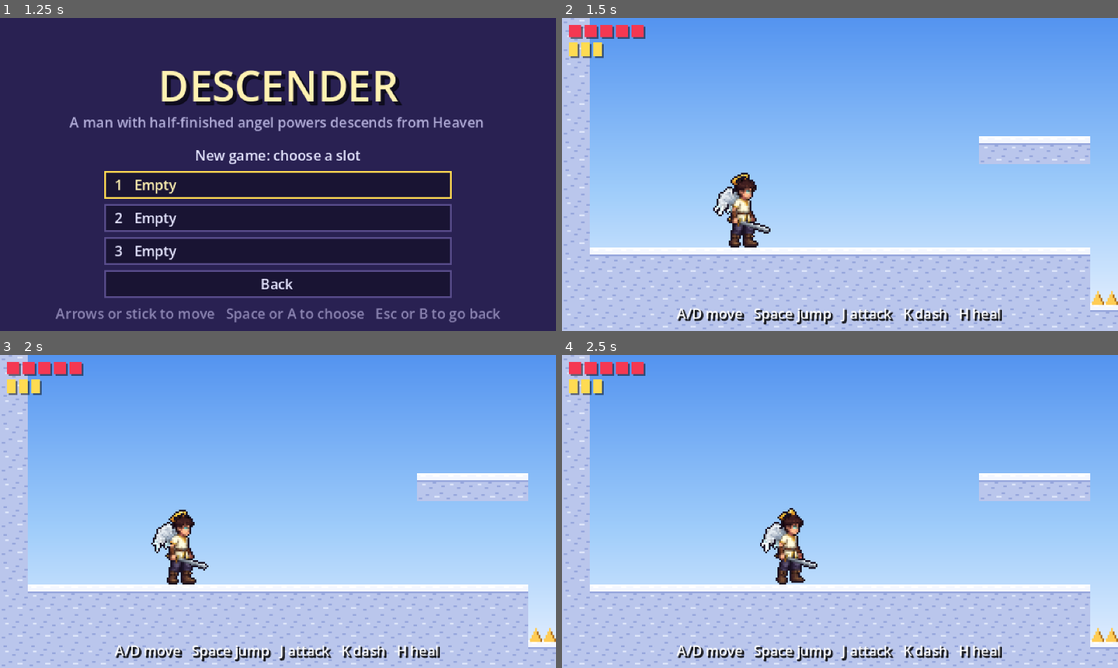
Above: before the commit, frames 1-4 (two rows, left to right).
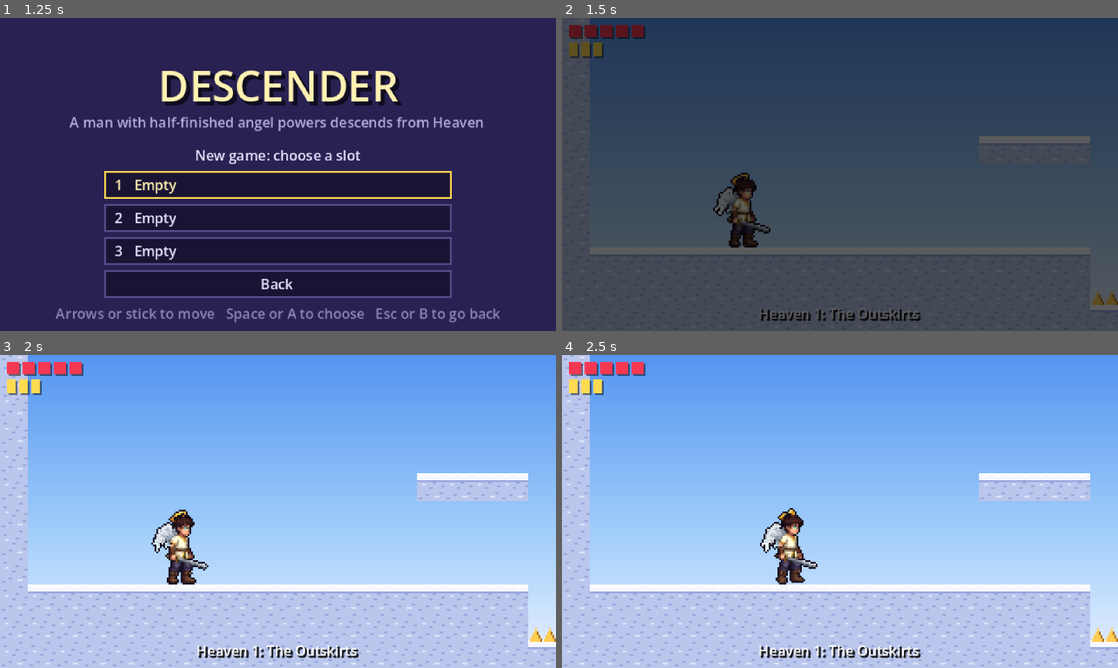
Above: after the commit, the same moments.

Repository: IhorBalan/descender-game
Game: Godot game, scene res://scenes/title.tscn
Two runs of this game, one before a commit and one after it. Both use one fixed random seed, a clock stepped at 60 frames per second and the inputs below.
Inputs (mouse positions are in pixels of both pictures, inside the frame that each line leads up to):
- Up to frame 1 (1.25 s): click "New Game" at 0.5 s
- Up to frame 2 (1.5 s): click "1 Empty" at 1.25 s
- Up to frame 3 (2 s): no input
- Up to frame 4 (2.5 s): tap Enter at 2 s; move the mouse to (962, 495) at 2.02 s; hold D (move_right) from 2.03 s (still down); tap J (attack) at 2.1 s; click (962, 495) at 2.17 s; tap Space (jump) at 2.27 s; tap H (heal) at 2.3 s

Frame 1 is identical in both runs. In frame 2, 100% of the frame differs, in the area x 0-100%, y 0-100%; in frame 3, 1.6%; in frame 4, 1.6%.

Commit message:
Add level transitions and a level registry
Reaching the goal gate now fades to black, saves and boots the next level
instead of asking for a restart. Levels are listed in order in the new
Levels autoload, saves store the level id (older saves that stored the
path still load), and the slot picker names the level. A second Heaven
map gives the transition somewhere to go. The level scene takes a
--level=<id> user argument for testing.

The goal gate emits its signal deferred: freezing the hero changes a
physics shape, which is not allowed from inside the overlap callback.

Co-Authored-By: Claude Fable 5.1 <noreply@anthropic.com>
Claude-Session: https://claude.ai/code/session_016spWKYLYCTHEtHNd2tUmsz

Diff:
--- a/project.godot
+++ b/project.godot
@@ -17,6 +17,7 @@
 
 [autoload]
 
+Levels="*res://scripts/levels.gd"
 SaveManager="*res://scripts/save_manager.gd"
 Settings="*res://scripts/settings.gd"
 
--- a/scenes/main.tscn
+++ b/scenes/main.tscn
@@ -1,10 +1,11 @@
-[gd_scene load_steps=8 format=3]
+[gd_scene load_steps=9 format=3]
 
 [ext_resource type="Script" path="res://scripts/main.gd" id="1_main"]
 [ext_resource type="Script" path="res://scripts/level_builder.gd" id="2_level"]
 [ext_resource type="Script" path="res://scripts/game_camera.gd" id="3_camera"]
 [ext_resource type="PackedScene" path="res://scenes/hud.tscn" id="4_hud"]
 [ext_resource type="PackedScene" path="res://scenes/pause_menu.tscn" id="5_pause"]
+[ext_resource type="PackedScene" path="res://scenes/screen_fade.tscn" id="6_fade"]
 
 [sub_resource type="Gradient" id="Gradient_sky"]
 offsets = PackedFloat32Array(0, 0.55, 1)
@@ -40,4 +41,6 @@
 
 [node name="HUD" parent="." instance=ExtResource("4_hud")]
 
+[node name="ScreenFade" parent="." instance=ExtResource("6_fade")]
+
 [node name="PauseMenu" parent="." instance=ExtResource("5_pause")]
--- /dev/null
+++ b/scenes/screen_fade.tscn
@@ -0,0 +1,17 @@
+[gd_scene load_steps=2 format=3]
+
+[ext_resource type="Script" path="res://scripts/screen_fade.gd" id="1_fade"]
+
+[node name="ScreenFade" type="CanvasLayer"]
+layer = 5
+script = ExtResource("1_fade")
+
+[node name="Cover" type="ColorRect" parent="."]
+modulate = Color(1, 1, 1, 0)
+anchors_preset = 15
+anchor_right = 1.0
+anchor_bottom = 1.0
+grow_horizontal = 2
+grow_vertical = 2
+mouse_filter = 2
+color = Color(0, 0, 0, 1)
--- a/scripts/goal.gd
+++ b/scripts/goal.gd
@@ -15,4 +15,11 @@
 func _on_body_entered(body: Node2D) -> void:
 	if body is Player and not _done and body.state != Player.State.DEAD:
 		_done = true
-		reached.emit()
+		# The hero freezes in response, which touches his attack shape, and
+		# physics shapes cannot change while the physics server is reporting
+		# overlaps; so the signal waits for the step to end.
+		_emit_reached.call_deferred()
+
+
+func _emit_reached() -> void:
+	reached.emit()
--- a/scripts/hud.gd
+++ b/scripts/hud.gd
@@ -4,6 +4,8 @@
 ## Health, healing charges and short messages.
 
 var _message_timer := 0.0
+## Messages waiting for the current timed one to end: [text, duration].
+var _queue: Array[Array] = []
 
 @onready var status: StatusBar = $Status
 @onready var message: Label = $Message
@@ -14,6 +16,9 @@
 		_message_timer -= delta
 		if _message_timer <= 0.0:
 			message.visible = false
+			if not _queue.is_empty():
+				var next: Array = _queue.pop_front()
+				show_message(next[0], next[1])
 
 
 func set_health(current: int, max_value: int) -> void:
@@ -28,8 +33,19 @@
 	status.queue_redraw()
 
 
-## A negative duration keeps the message until the next one.
+## A negative duration keeps the message until the next one. Showing a
+## message drops whatever was queued behind the previous one.
 func show_message(text: String, duration: float = 2.5) -> void:
+	_queue.clear()
 	message.text = text
 	message.visible = true
 	_message_timer = duration if duration > 0.0 else 0.0
+
+
+## Shows the message once the current timed one has run out, or at once
+## when nothing timed is showing.
+func queue_message(text: String, duration: float = 2.5) -> void:
+	if _message_timer > 0.0:
+		_queue.append([text, duration])
+	else:
+		show_message(text, duration)
--- /dev/null
+++ b/scripts/levels.gd
@@ -0,0 +1,56 @@
+extends Node
+
+## The levels in the order the hero descends through them.
+##
+## Registered as the Levels autoload. A level is known by its id, which is
+## what saves store; the path is where its ASCII map lives. Add a level by
+## appending a row here and a map under levels/.
+
+const LEVELS: Array[Dictionary] = [
+	{"id": "heaven_1", "name": "Heaven 1: The Outskirts", "path": "res://levels/level_01.txt"},
+	{"id": "heaven_2", "name": "Heaven 2: The Inner City", "path": "res://levels/level_02.txt"},
+]
+
+## The id of the level a new game starts in.
+var first_id: String:
+	get:
+		return LEVELS[0]["id"]
+
+
+func has(id: String) -> bool:
+	return _index(id) >= 0
+
+
+func display_name(id: String) -> String:
+	var index := _index(id)
+	return LEVELS[index]["name"] if index >= 0 else id
+
+
+func path(id: String) -> String:
+	var index := _index(id)
+	return LEVELS[index]["path"] if index >= 0 else ""
+
+
+## The level after this one, or an empty string after the last.
+func next_id(id: String) -> String:
+	var index := _index(id)
+	if index < 0 or index + 1 >= LEVELS.size():
+		return ""
+	return LEVELS[index + 1]["id"]
+
+
+## Turns whatever a save or the command line calls a level into a known id.
+## Accepts ids and map paths (older saves stored the path); anything
+## unknown falls back to the first level.
+func resolve(value: String) -> String:
+	for level in LEVELS:
+		if level["id"] == value or level["path"] == value:
+			return level["id"]
+	return first_id
+
+
+func _index(id: String) -> int:
+	for i in LEVELS.size():
+		if LEVELS[i]["id"] == id:
+			return i
+	return -1
--- a/scripts/main.gd
+++ b/scripts/main.gd
@@ -1,9 +1,12 @@
 extends Node2D
 
-## Boots the level, spawns the hero and wires up the HUD and camera, applies
+## Boots a level, spawns the hero and wires up the HUD and camera, applies
 ## the save the title screen chose and writes it back at every checkpoint.
-
-const LEVEL_PATH := "res://levels/level_01.txt"
+## Reaching the goal gate fades out, saves and boots the next level.
+##
+## Which level: the save's, else the `--level=<id>` user argument
+## (`godot --path . -- --level=heaven_2`), else the first in Levels.
+
 const PLAYER_SCENE := preload("res://scenes/player.tscn")
 const CONTROLS_HINT := "A/D move   Space jump   J attack   K dash   H heal"
 const ABILITY_MESSAGES := {
@@ -12,19 +15,26 @@
 }
 
 var player: Player
+## The id of the level being played (see Levels).
+var level_id := ""
 ## Seconds played in this save, carried over from the loaded file.
 var play_time := 0.0
 ## Index into level.checkpoints of the one the hero last rested at.
 var _active_checkpoint := -1
+## Set once the goal is reached: the level is fading out, so pausing and
+## restarting are over for this scene.
+var _transitioning := false
 
 @onready var level: LevelBuilder = $Level
 @onready var camera: GameCamera = $Camera2D
 @onready var hud: Hud = $HUD
+@onready var fade: ScreenFade = $ScreenFade
 @onready var pause_menu: PauseMenu = $PauseMenu
 
 
 func _ready() -> void:
-	level.load_from_file(LEVEL_PATH)
+	level_id = _pick_level()
+	level.load_from_file(Levels.path(level_id))
 
 	player = PLAYER_SCENE.instantiate()
 	player.position = level.player_start
@@ -52,7 +62,25 @@
 	camera.set_limits(level.size_px)
 	camera.snap_to_target()
 
-	hud.show_message(CONTROLS_HINT, 6.0)
+	fade.cover_now()
+	fade.fade_in()
+	hud.show_message(Levels.display_name(level_id), 2.5)
+	if level_id == Levels.first_id:
+		hud.queue_message(CONTROLS_HINT, 6.0)
+
+
+## The level the save asks for, else the one named on the command line,
+## else the first.
+func _pick_level() -> String:
+	if SaveManager.pending.has("level"):
+		return Levels.resolve(str(SaveManager.pending["level"]))
+	for arg in OS.get_cmdline_user_args():
+		if arg.begins_with("--level="):
+			var id := arg.trim_prefix("--level=")
+			if Levels.has(id):
+				return id
+			push_warning("Unknown level '%s', starting from the first" % id)
+	return Levels.first_id
 
 
 func _process(delta: float) -> void:
@@ -60,6 +88,8 @@
 
 
 func _unhandled_input(event: InputEvent) -> void:
+	if _transitioning:
+		return
 	if event.is_action_pressed("pause"):
 		pause_menu.open()
 		get_viewport().set_input_as_handled()
@@ -101,7 +131,7 @@
 		abilities.append(ability)
 	return {
 		"version": SaveManager.VERSION,
-		"level": LEVEL_PATH,
+		"level": level_id,
 		"checkpoint": _active_checkpoint,
 		"abilities": abilities,
 		"play_time": play_time,
@@ -152,4 +182,23 @@
 
 func _on_goal_reached() -> void:
 	player.freeze()
-	hud.show_message("Level complete!   Press R to restart", -1.0)
+	var next := Levels.next_id(level_id)
+	if next.is_empty():
+		hud.show_message("You have reached the end of the prototype.   Press R to restart", -1.0)
+		return
+	_transitioning = true
+	hud.show_message("Level complete", -1.0)
+	await fade.fade_out()
+	_advance_to(next)
+
+
+## Boots the next level with the progress so far: same abilities and play
+## time, no checkpoint yet. Saves first, so Continue resumes there.
+func _advance_to(next_id: String) -> void:
+	var data := capture_save()
+	data["level"] = next_id
+	data["checkpoint"] = -1
+	if SaveManager.current_slot >= 0:
+		SaveManager.write(SaveManager.current_slot, data)
+	SaveManager.pending = data
+	get_tree().change_scene_to_file(scene_file_path)
--- a/scripts/save_manager.gd
+++ b/scripts/save_manager.gd
@@ -88,13 +88,17 @@
 	return true
 
 
-## One line for the slot picker: where the save is and how long it took.
+## One line for the slot picker: which level, where in it, how long so far.
 func summary(slot: int) -> String:
 	var data := read(slot)
 	if data.is_empty():
 		return "Empty"
+	var level := Levels.resolve(str(data.get("level", "")))
+	# "Heaven 1: The Outskirts" is too long for the slot button; keep "Heaven 1".
+	var place := Levels.display_name(level).get_slice(":", 0)
 	var checkpoint := int(data.get("checkpoint", -1))
-	var place := "Start" if checkpoint < 0 else "Checkpoint %d" % (checkpoint + 1)
+	if checkpoint >= 0:
+		place += " checkpoint %d" % (checkpoint + 1)
 	var abilities: Array = data.get("abilities", [])
 	var seconds := int(data.get("play_time", 0.0))
 	var played := "%d:%02d" % [seconds / 60, seconds % 60]
--- /dev/null
+++ b/scripts/screen_fade.gd
@@ -0,0 +1,45 @@
+class_name ScreenFade
+extends CanvasLayer
+
+## A black cover over the whole screen for fading levels in and out.
+## Sits above the HUD and below the pause menu, and never takes input.
+
+const FADE_TIME := 0.5
+
+var _tween: Tween
+
+@onready var cover: ColorRect = $Cover
+
+
+func _ready() -> void:
+	cover.mouse_filter = Control.MOUSE_FILTER_IGNORE
+
+
+## Fades to black. Await the returned signal to know when the screen is
+## fully covered.
+func fade_out(duration: float = FADE_TIME) -> Signal:
+	return _fade_to(1.0, duration)
+
+
+## Fades back in from black.
+func fade_in(duration: float = FADE_TIME) -> Signal:
+	return _fade_to(0.0, duration)
+
+
+## Covers the screen at once, for a level that then fades in.
+func cover_now() -> void:
+	if _tween:
+		_tween.kill()
+	cover.modulate.a = 1.0
+
+
+func is_covered() -> bool:
+	return is_equal_approx(cover.modulate.a, 1.0)
+
+
+func _fade_to(alpha: float, duration: float) -> Signal:
+	if _tween:
+		_tween.kill()
+	_tween = create_tween()
+	_tween.tween_property(cover, "modulate:a", alpha, duration)
+	return _tween.finished
--- a/tests/smoke_test.gd
+++ b/tests/smoke_test.gd
@@ -9,8 +9,8 @@
 ## when a script error stops the checks from running.
 
 ## Every check the script makes; fewer at the end means something broke early.
-const EXPECTED_CHECKS := 69
-const LAST_TICK := 800
+const EXPECTED_CHECKS := 83
+const LAST_TICK := 860
 
 var _ticks := 0
 var _main: Node
@@ -30,6 +30,8 @@
 var _save: Dictionary = {}
 var _loaded: Node
 var _title: Node
+## The slot the save/load/transition checks use.
+var _slot := -1
 ## The SaveManager autoload; this script is compiled before autoloads
 ## are registered, so it is looked up by node instead of by name.
 var _saves: Node
@@ -259,22 +261,24 @@
 			_player.velocity = Vector2.ZERO
 		774:
 			_check(_main._active_checkpoint == 0, "resting records the checkpoint")
-			var slot: int = _saves.SLOT_COUNT - 1
-			_saves.start_new_game(slot)
+			_slot = _saves.SLOT_COUNT - 1
+			_saves.start_new_game(_slot)
 			_check(_main.save_game(), "save slot written")
-			_save = _saves.read(slot)
+			_save = _saves.read(_slot)
 			_check(int(_save.get("checkpoint", -1)) == 0, "save holds the checkpoint")
 			_check(_save.get("abilities", []).size() == 2, "save holds both abilities")
-			_check(_saves.latest_slot() == slot, "latest slot is the new save")
+			_check(str(_save.get("level", "")) == "heaven_1", "save holds the level id")
+			_check(_saves.latest_slot() == _slot, "latest slot is the new save")
 			# Loading: boot a fresh level from the save in place of this one.
 			root.remove_child(_main)
 			_main.free()
-			_check(_saves.load_slot(slot), "save slot loads")
+			_check(_saves.load_slot(_slot), "save slot loads")
 			_loaded = _main_scene.instantiate()
 			root.add_child(_loaded)
 		778:
 			var loaded_player: Player = _loaded.player
 			var checkpoint: Checkpoint = _loaded.level.checkpoints[0]
+			_check(_loaded.level_id == "heaven_1", "loaded level is the saved one")
 			_check(
 				loaded_player.global_position.distance_to(checkpoint.global_position) < 1.0,
 				"loaded hero stands at the checkpoint"
@@ -288,16 +292,49 @@
 				"loaded hero keeps both abilities"
 			)
 			_check(_loaded.level.pickup_count() == 0, "collected feathers stay collected")
-			_saves.delete(_saves.SLOT_COUNT - 1)
+			# Level transition: walk into the goal gate.
+			var levels := root.get_node_or_null("Levels")
+			_check(levels != null, "Levels autoload present")
+			_check(levels.next_id("heaven_1") == "heaven_2", "heaven_2 follows heaven_1")
+			_check(
+				levels.resolve("res://levels/level_01.txt") == "heaven_1", "old path saves resolve"
+			)
+			loaded_player.global_position = _loaded.level.goal.global_position
+			loaded_player.velocity = Vector2.ZERO
+		782:
+			_check(_loaded.player.frozen, "goal gate freezes the hero")
+			_check(_loaded._transitioning, "goal gate starts the transition")
+		830:
+			# The fade is over and the next level has booted as the current scene.
+			_check(_loaded.fade.is_covered(), "screen faded to black")
+			_save = _saves.read(_slot)
+			_check(str(_save.get("level", "")) == "heaven_2", "transition saves the next level")
+			_check(int(_save.get("checkpoint", 0)) == -1, "next level starts with no checkpoint")
+			var next: Node = current_scene
+			_check(next != null and next != _loaded, "next level scene booted")
+			if next:
+				_check(next.level_id == "heaven_2", "next level is heaven_2")
+				_check(
+					next.player.has_ability(Player.Ability.LIGHT_DASH),
+					"abilities carry over to the next level"
+				)
+				_check(
+					next.player.global_position.distance_to(next.level.player_start) < 1.0,
+					"hero starts the next level at its start"
+				)
+				current_scene = null
+				root.remove_child(next)
+				next.free()
+			_saves.delete(_slot)
 			_saves.current_slot = -1
 			root.remove_child(_loaded)
 			_loaded.free()
 			_title = load("res://scenes/title.tscn").instantiate()
 			root.add_child(_title)
-		782:
+		834:
 			_check(_title.get_node("Menu").visible, "title screen shows its menu")
 			_check(_title.get_node("Menu/Continue").disabled, "nothing to continue without a save")
-		786:
+		838:
 			# Settings: rebinding changes the InputMap and is undone by reset.
 			var settings := root.get_node_or_null("Settings")
 			_check(settings != null, "Settings autoload present")
@@ -310,7 +347,7 @@
 			settings.reset_keys()
 			_check(settings.action_keys(&"heal") == before, "reset restores the default key")
 			_title.get_node("Menu/Settings").pressed.emit()
-		788:
+		840:
 			_check(_title.get_node("SettingsMenu").visible, "settings screen opens from the title")
 			_check(not _title.get_node("Menu").visible, "title menu hides behind settings")
 		LAST_TICK:
Not shown, added: levels/level_02.txt
Not shown, added: scripts/levels.gd.uid
Not shown, added: scripts/screen_fade.gd.uid
Not shown, changed: README.md
